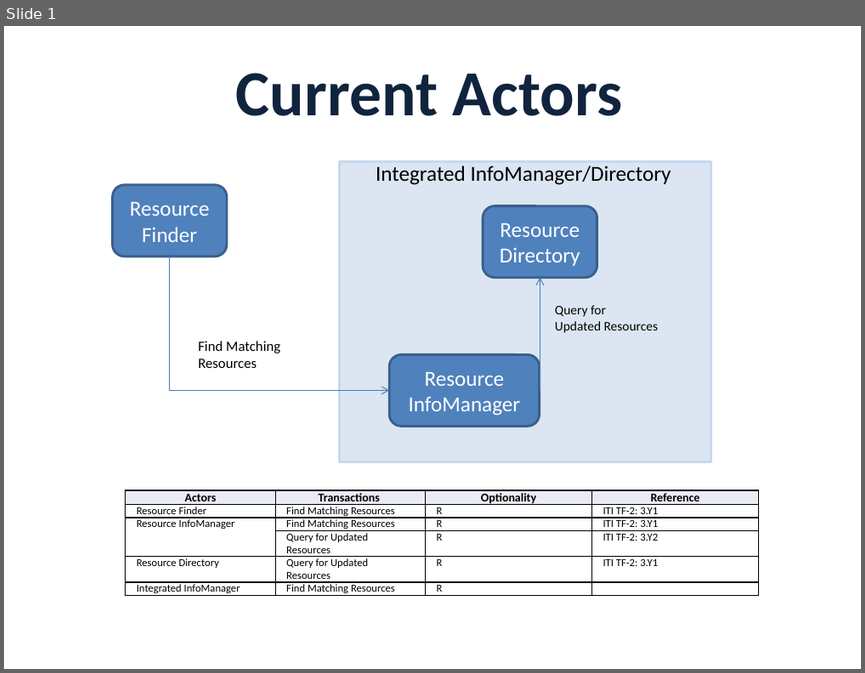
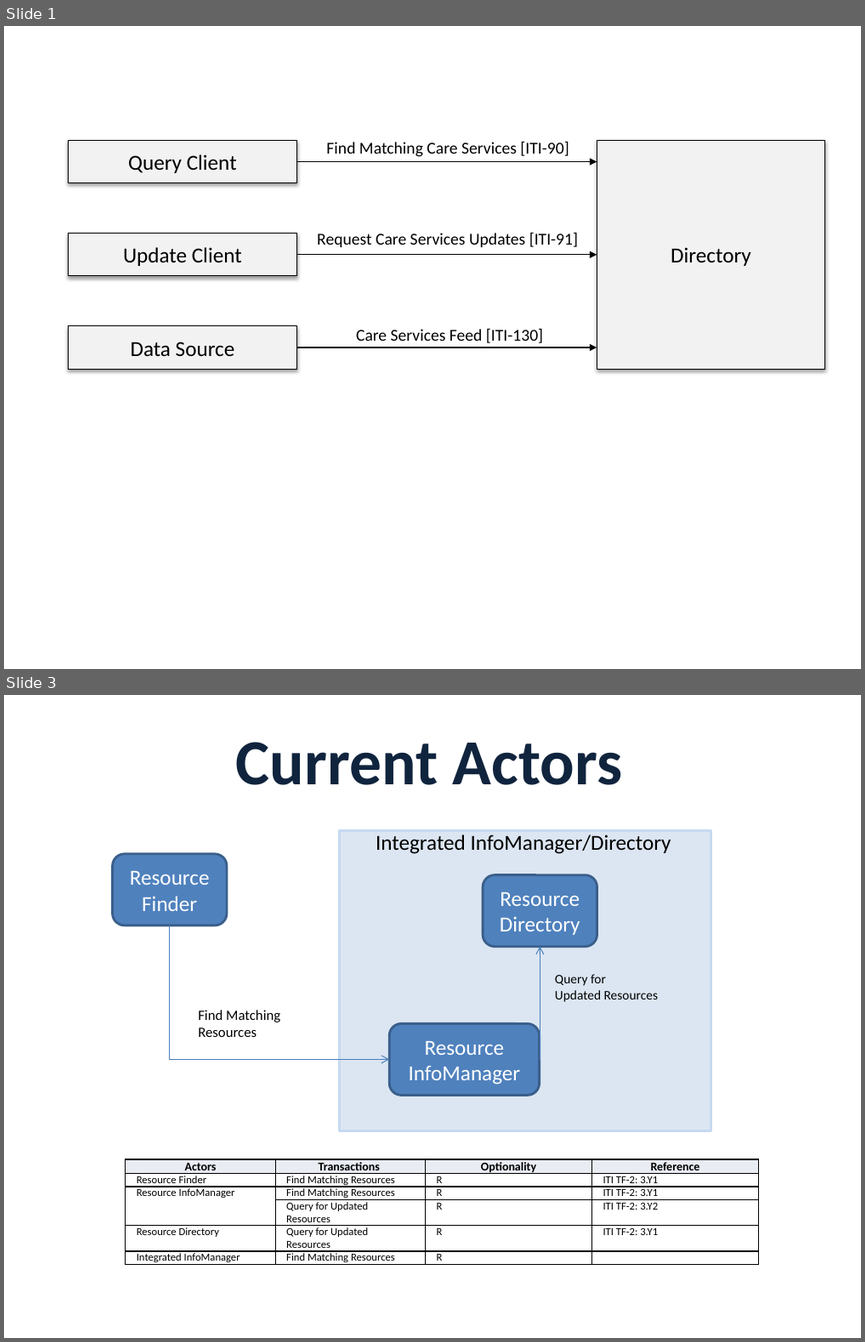
Before and after one commit to IHE/ITI.mCSD, a slide deck: input/images-source/mCSD Actors.pptx. Shown one above the other, each under a label of ours: slide 1 before the commit, slides 1 and 3 after it; the slides between them are not shown. The pictures are 865x673 and 865x1342 pixels, drawn with LibreOffice and Linux fonts; fonts in the diff are those of the drawing. Boxes give left, top, right and bottom in pixels: in the first picture for what was removed or moved away, otherwise in the second. Text is boxed around its words. In the diff, an @@ line names an element or a change of style, - is before the commit and + after.

```diff
--- a/input/images-source/mCSD Actors.pptx
+++ b/input/images-source/mCSD Actors.pptx
@@ slide 1 added at [4,26,861,669], background #FFFFFF @@
@@ rectangle added at [69,140,297,182], fill #F2F2F2, outline #000000 0.75 pt, 18 pt, text #000000 @@
+Query Client
@@ text added at [326,141,568,157], 14 pt, text #000000 @@
+Find Matching Care Services [ITI-90]
@@ rectangle added at [597,140,826,369], fill #F2F2F2, outline #000000 0.75 pt, 18 pt, text #000000 @@
+Directory
@@ arrow added from (297, 161) to (597, 161), #000000 0.75 pt @@
@@ rectangle added at [69,233,297,276], fill #F2F2F2, outline #000000 0.75 pt, 18 pt, text #000000 @@
+Update Client
@@ arrow added from (297, 255) to (597, 255), #000000 0.75 pt @@
@@ text added at [317,232,578,247], 14 pt, text #000000 @@
+Request Care Services Updates [ITI-91]
@@ rectangle added at [69,326,297,369], fill #F2F2F2, outline #000000 0.75 pt, 18 pt, text #000000 @@
+Data Source
@@ text added at [356,328,543,343], 14 pt, text #000000 @@
+Care Services Feed [ITI-130]
@@ arrow added from (297, 347) to (597, 347), #000000 0.75 pt @@
@@ what was slide 1 is now slide 3 @@
```
Also in this commit, not shown: 1 slide changed, 2 other slides added, 39 other files.
